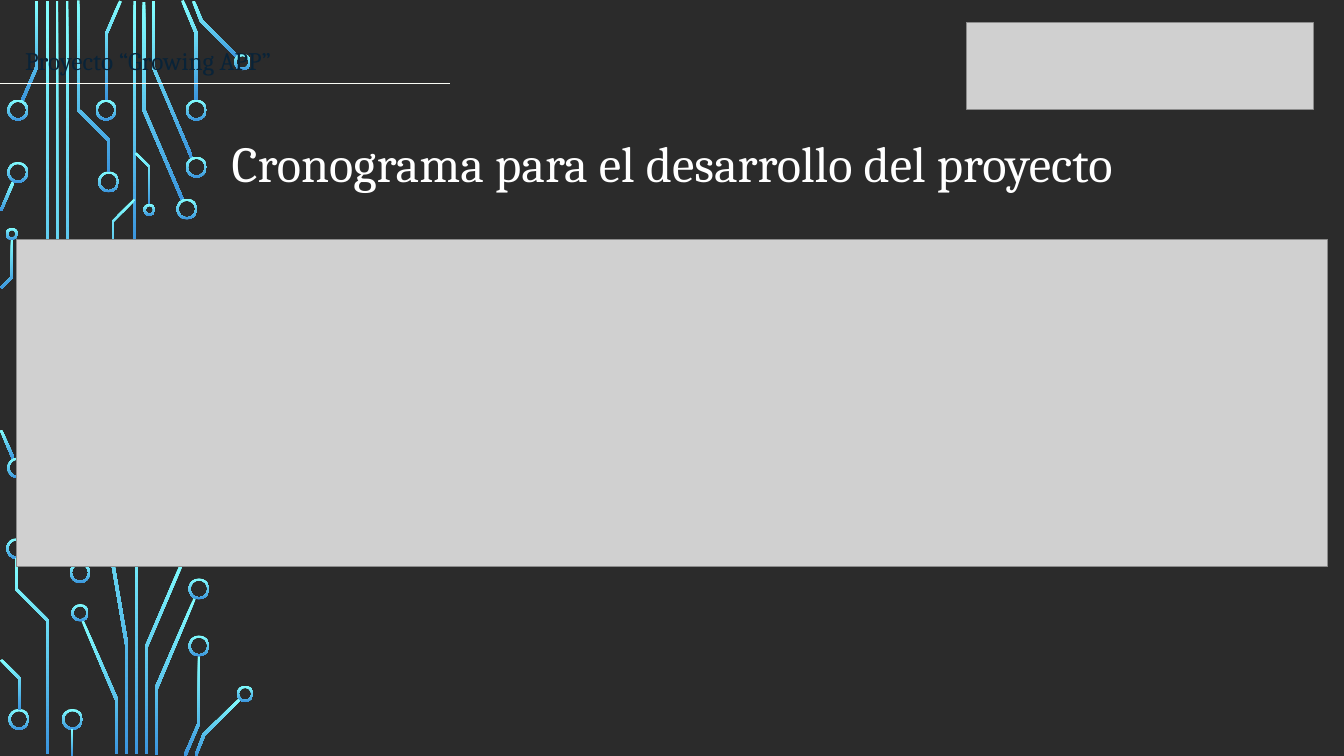
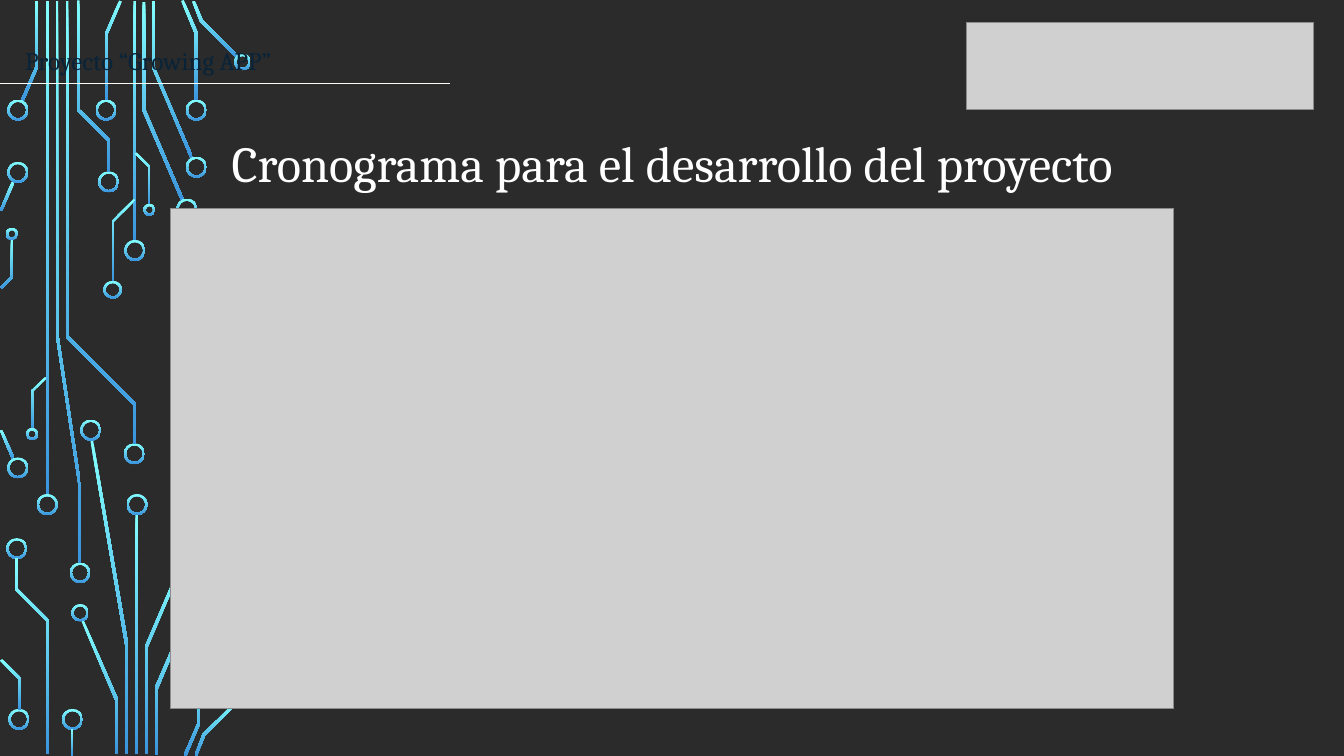
Before and after one commit to DiegoFarias19/GrowingAPP, a slide deck: slide 10 of Entrega Grupal/Presentacion EA1.pptx. Drawn at 1344x756 pixels with LibreOffice and Linux fonts; fonts in the diff are those of the drawing; grey boxes stand for pictures; background and template pictures are left out; a plain dark background stands for a picture behind light text. Boxes give left, top, right and bottom in pixels: in the first picture for what was removed or moved away, otherwise in the second. Text is boxed around its words. In the diff, an @@ line names an element or a change of style, - is before the commit and + after.

```diff
--- a/Entrega Grupal/Presentacion EA1.pptx
+++ b/Entrega Grupal/Presentacion EA1.pptx
@@ picture: place and size @@
-picture at [17,239,1328,567]
+picture at [170,209,1175,709]
@@ freeform shape: place and size @@
-freeform shape at [237,686,254,702]
+freeform shape at [104,281,122,299]
@@ group added at [26,377,102,515]: 4 freeform shapes @@
@@ freeform shape: place and size @@
-freeform shape at [189,635,210,656]
+freeform shape at [124,444,145,465]
@@ freeform shape: place and size @@
-freeform shape at [189,579,210,600]
+freeform shape at [127,494,148,515]
```
Also in this commit, not shown: 6 other slides changed, 2 other files.
